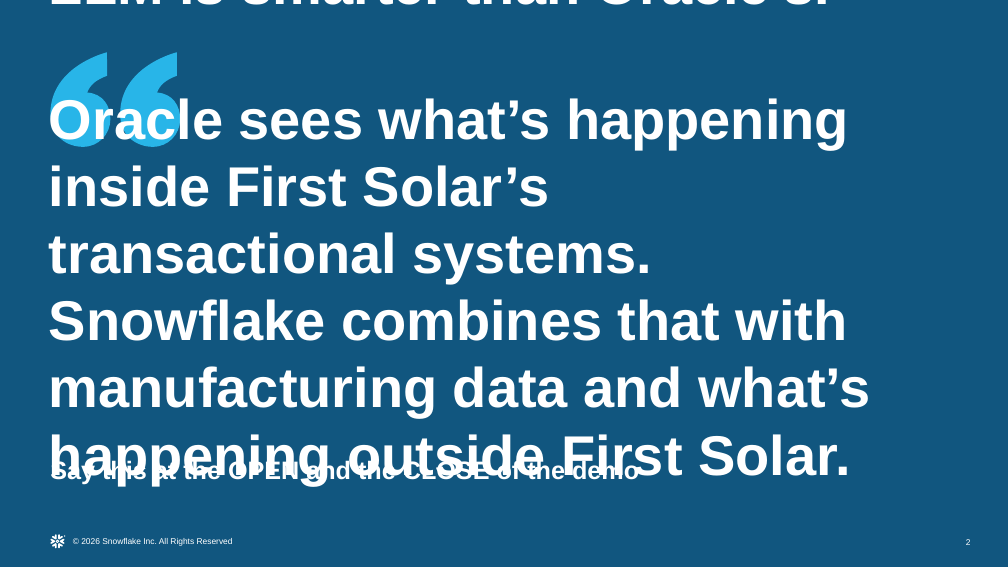
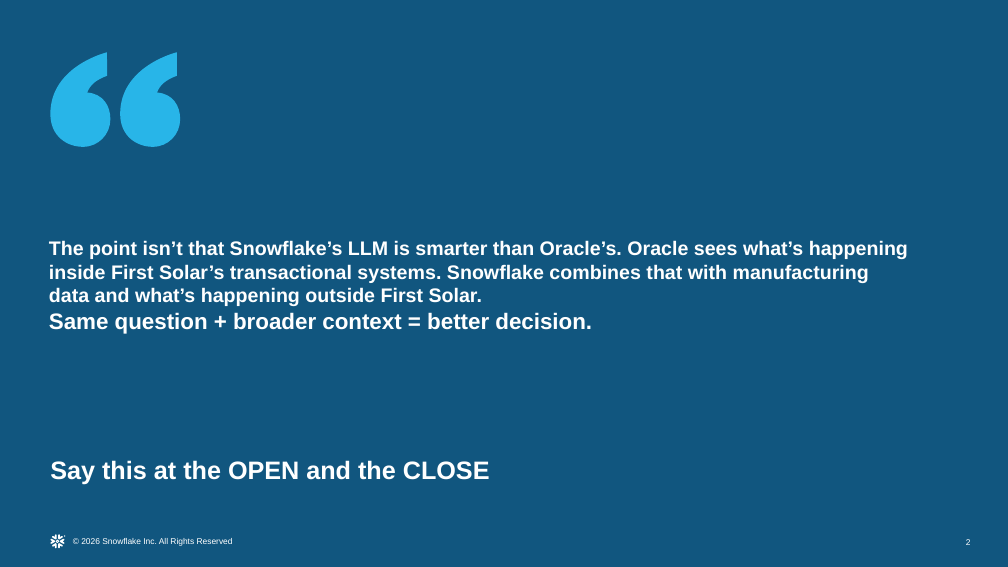
Before and after one commit to sfc-gh-sdickson/First-Solar, a slide deck: slide 2 of docs/First_Solar_Demo_Narrative.pptx. Drawn at 1008x567 pixels with LibreOffice and Linux fonts; fonts in the diff are those of the drawing. Boxes give left, top, right and bottom in pixels: in the first picture for what was removed or moved away, otherwise in the second. Text is boxed around its words. In the diff, an @@ line names an element or a change of style, - is before the commit and + after.

Commit message:
Fix PPTX: eliminate Click-to-add boxes, fix text sizing
Uses Blank layout (layout 19) for all content slides - zero empty
placeholders means no "Click to add" text anywhere. All font sizes
reduced (7-10pt body, 18pt titles) to fit within 10x5.62 dimensions.
Only Cover, Quote, Divider, and Thank You use template layouts with
all their placeholders properly filled.

.... Generated with [Cortex Code](https://docs.snowflake.com/en/user-guide/cortex-code/cortex-code)

```diff
--- a/docs/First_Solar_Demo_Narrative.pptx
+++ b/docs/First_Solar_Demo_Narrative.pptx
@@ title at [49,240,908,306]: text changed; size 40 to 14 pt @@
-The point isn’t that Snowflake’s LLM is smarter than Oracle’s.
-Oracle sees what’s happening inside First Solar’s transactional systems. Snowflake combines that with manufacturing data and what’s happening outside First Solar.
+The point isn’t that Snowflake’s LLM is smarter than Oracle’s. Oracle sees what’s happening inside First Solar’s transactional systems. Snowflake combines that with manufacturing data and what’s happening outside First Solar.
@@ title at [49,312,592,334]: size 40 to 16 pt in "Same question + broader context = better ..." @@
@@ subtitle at [50,460,490,485]: text changed @@
-Say this at the OPEN and the CLOSE of the demo
+Say this at the OPEN and the CLOSE
```
Also in this commit, not shown: 10 other slides changed, 1 slide added, 1 slide removed.
